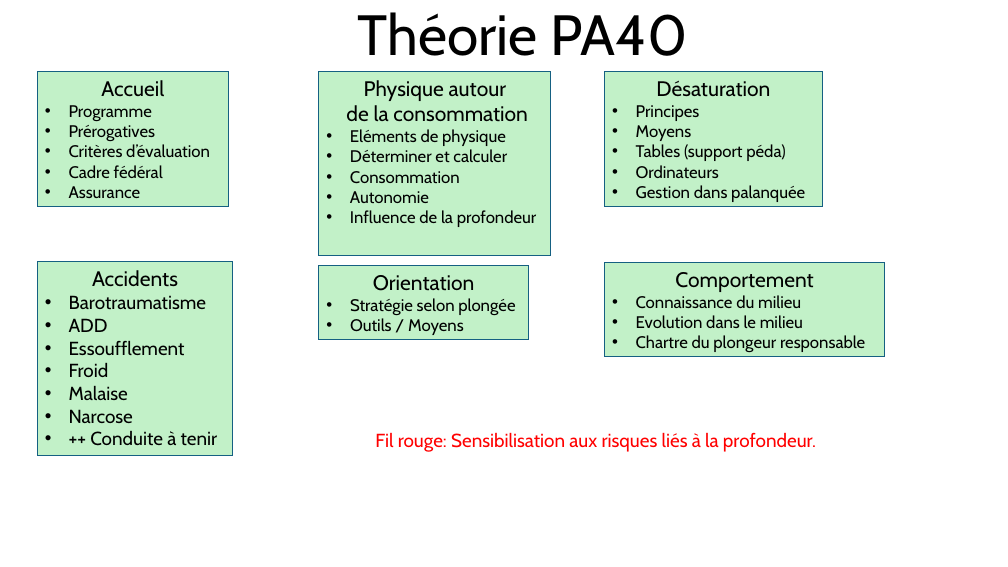
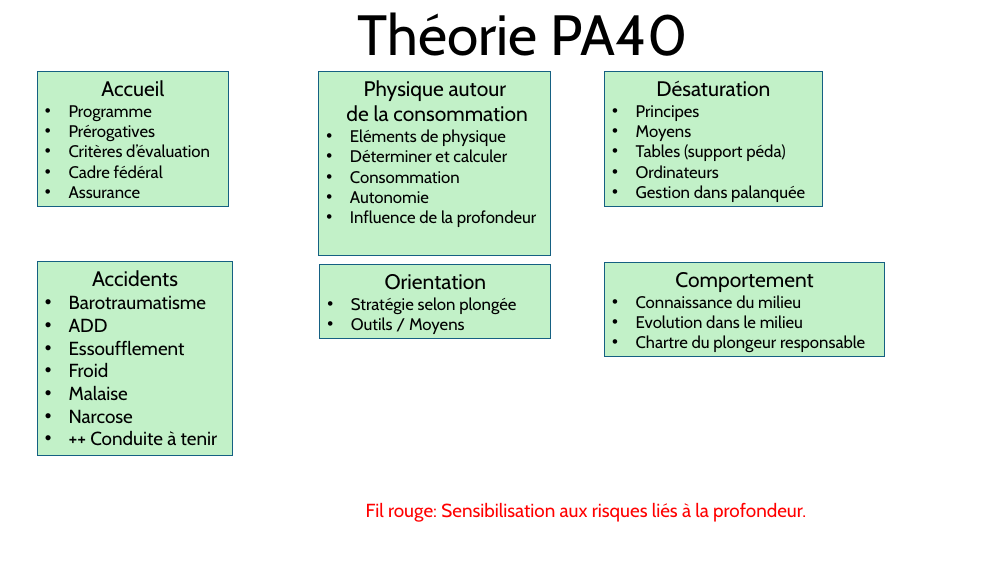
Before and after one commit to OlivierArtigue/mf1, a slide deck: slide 1 of ppt/theorie-pa40.pptx. Drawn at 1008x567 pixels with LibreOffice and Linux fonts; fonts in the diff are those of the drawing. Boxes give left, top, right and bottom in pixels: in the first picture for what was removed or moved away, otherwise in the second. Text is boxed around its words. In the diff, an @@ line names an element or a change of style, - is before the commit and + after.

```diff
--- a/ppt/theorie-pa40.pptx
+++ b/ppt/theorie-pa40.pptx
@@ rectangle "Orientation": place and size @@
-rectangle "Orientation" at [319, 265, 529, 340]
+rectangle "Orientation" at [320, 265, 551, 340]
@@ text "Fil rouge: Sensibilisation aux risques ...": place and size @@
-text "Fil rouge: Sensibilisation aux risques ..." at [375, 432, 816, 452]
+text "Fil rouge: Sensibilisation aux risques ..." at [366, 502, 806, 522]
```
Also in this commit, not shown: 3 other files.
